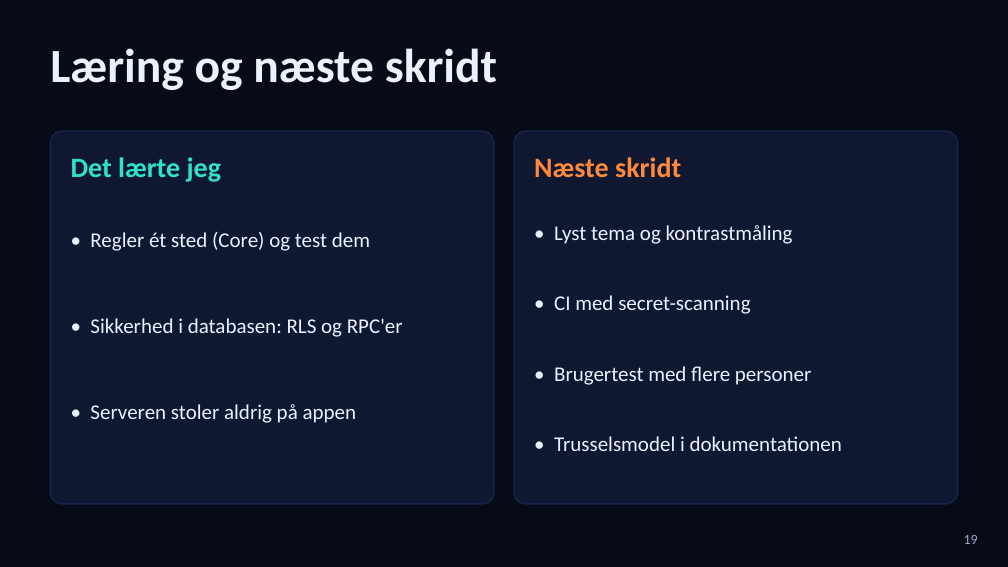
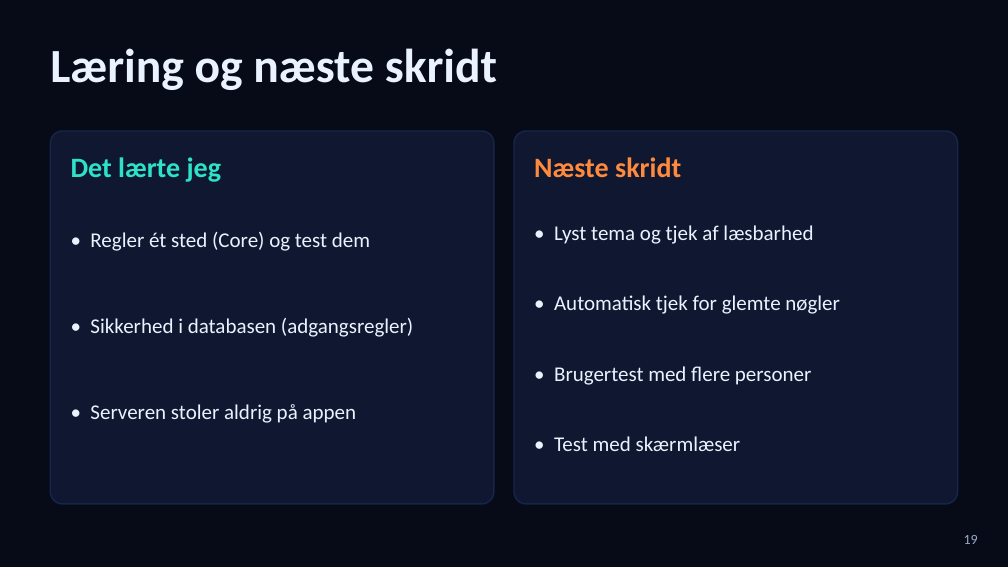
Before and after one commit to RedSkia/TiltMaze, a slide deck: slide 19 of docs/TiltMaze.pptx. Drawn at 1008x567 pixels with LibreOffice and Linux fonts; fonts in the diff are those of the drawing. Boxes give left, top, right and bottom in pixels: in the first picture for what was removed or moved away, otherwise in the second. Text is boxed around its words. In the diff, an @@ line names an element or a change of style, - is before the commit and + after.

```diff
--- a/docs/TiltMaze.pptx
+++ b/docs/TiltMaze.pptx
@@ text at box(554, 225, 813, 244): text changed @@
-• Lyst tema og kontrastmåling
+• Lyst tema og tjek af læsbarhed
@@ text at box(554, 295, 840, 314): text changed @@
-• CI med secret-scanning
+• Automatisk tjek for glemte nøgler
@@ text at box(90, 318, 413, 337): text changed @@
-• Sikkerhed i databasen: RLS og RPC'er
+• Sikkerhed i databasen (adgangsregler)
@@ text at box(554, 436, 741, 451): text changed @@
-• Trusselsmodel i dokumentationen
+• Test med skærmlæser
```
Also in this commit, not shown: 10 other slides changed, 1 slide removed, 2 other files.
